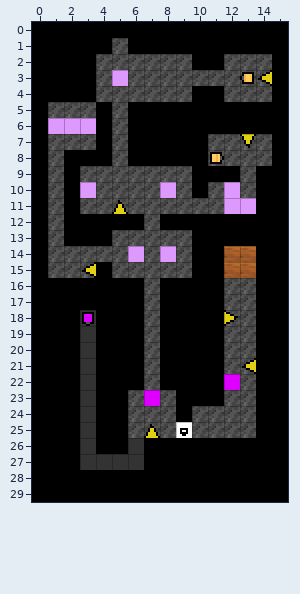
One commit to this Tiled map: data/map/cave_sub1.tmx. Above is the file before it was changed.
Cells are 8x8 px. Shown: x 0..15, y 0..29.
After:
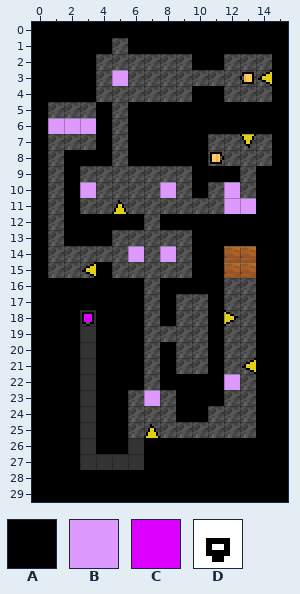
Key: from "cave-temp": A 1, B 17, C 33, D 34.
_ is an empty cell.
From old to new:
{"where": "layer \"Floor\""}
{"y":17,"x":9,"old":"AA","new":"__"}
{"y":18,"x":9,"old":"AA","new":"__"}
{"y":19,"x":8,"old":"AAA","new":"___"}
{"y":20,"x":9,"old":"AA","new":"__"}
{"y":21,"x":9,"old":"AA","new":"__"}
{"y":24,"x":10,"old":"_","new":"A"}
{"where": "layer \"Main\""}
{"y":25,"x":9,"old":"D","new":"_"}
{"where": "layer \"Enemies (Placeholder)\""}
{"y":22,"x":12,"old":"C","new":"B"}
{"y":23,"x":7,"old":"C","new":"B"}
{"label":"removed","picture_box":[160,294,208,374]}
{"label":"changed","picture_box":[224,374,240,390]}
{"label":"changed","picture_box":[144,390,160,406]}
{"label":"changed","picture_box":[176,406,208,438]}
